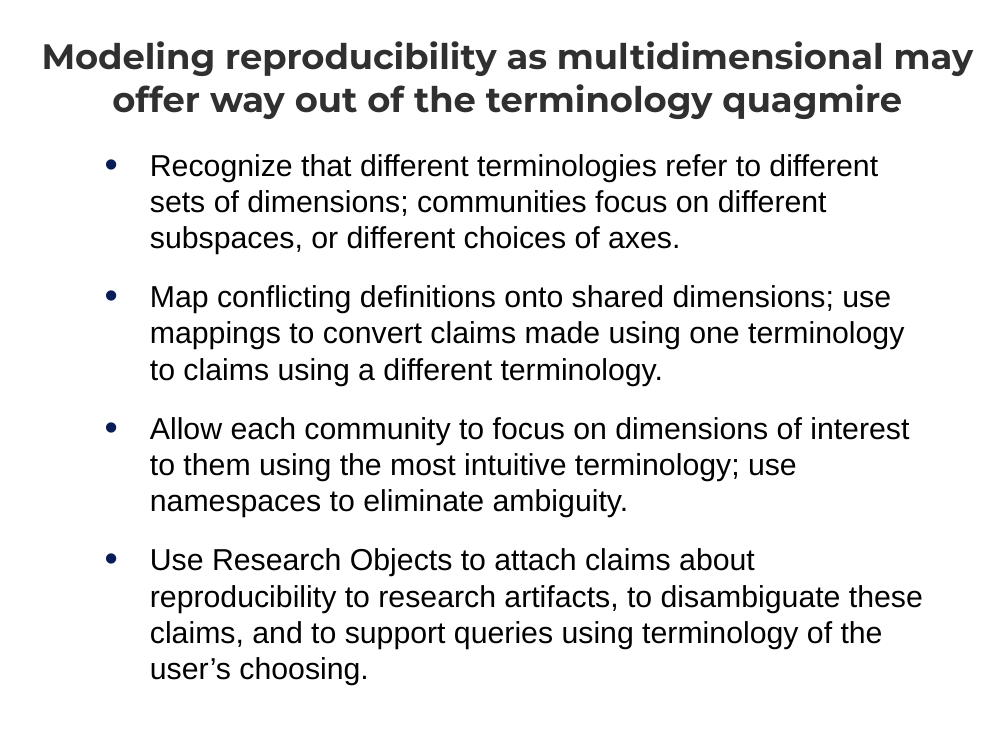
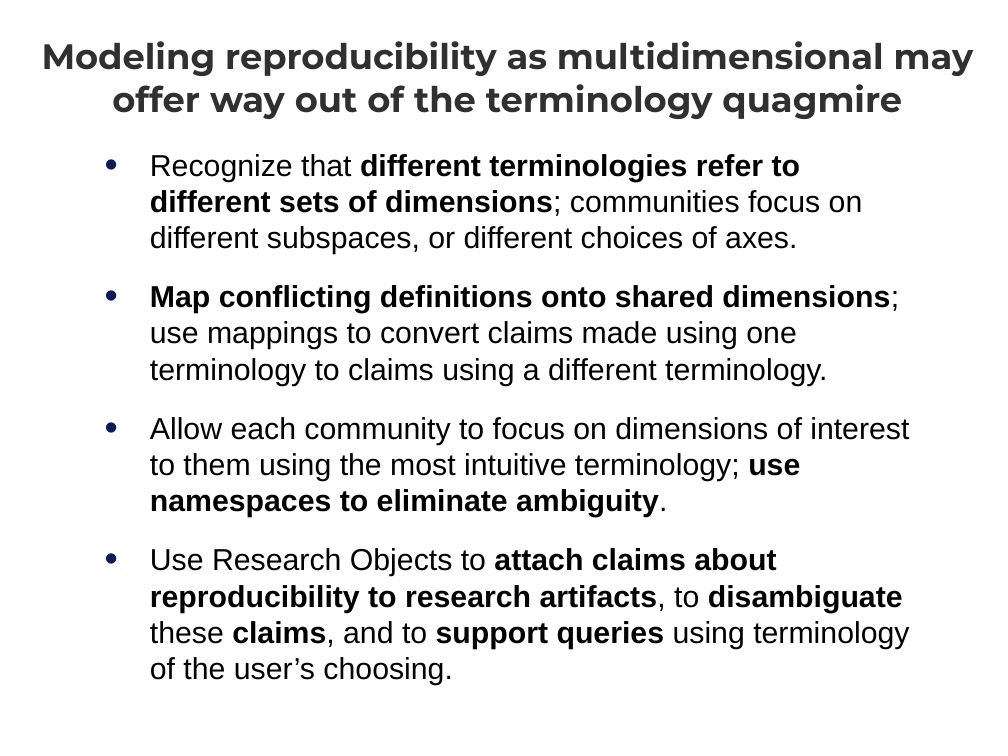
Before and after one commit to whole-tale/reproducibility-components, a slide deck: slide 16 of ro2019/presentation/reproducibility_by_other_means_presentation.ppt. Drawn at 1008x756 pixels with LibreOffice and Linux fonts; fonts in the diff are those of the drawing. Boxes give left, top, right and bottom in pixels: in the first picture for what was removed or moved away, otherwise in the second. Text is boxed around its words. In the diff, an @@ line names an element or a change of style, - is before the commit and + after.

```diff
--- a/ro2019/presentation/reproducibility_by_other_means_presentation.ppt
+++ b/ro2019/presentation/reproducibility_by_other_means_presentation.ppt
@@ text "Recognize that different terminologies refer ..." at [150,154,909,685]: bold on in "different terminologies refer to different sets of ...", "Map conflicting definitions onto shared dimensions;", "use namespaces to eliminate ambiguity.", "attach claims about reproducibility to research artifacts, ..." @@
```
Also in this commit, not shown: 7 other slides changed, 1 other file.
